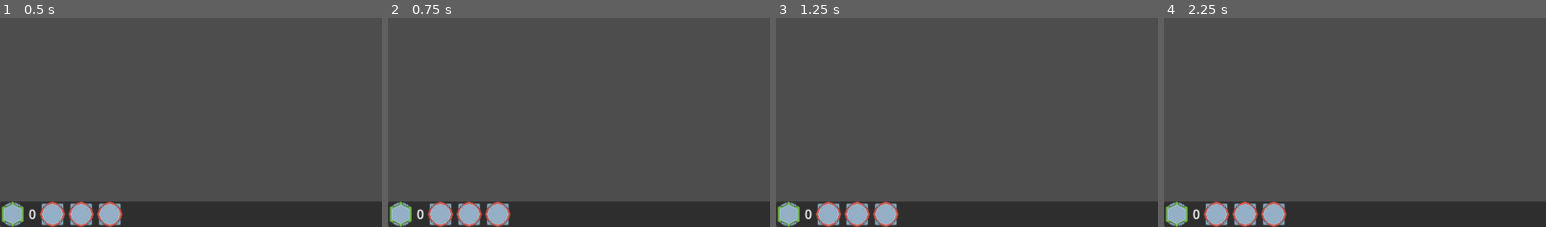
Above: before the commit, frames 1-4 (left to right).
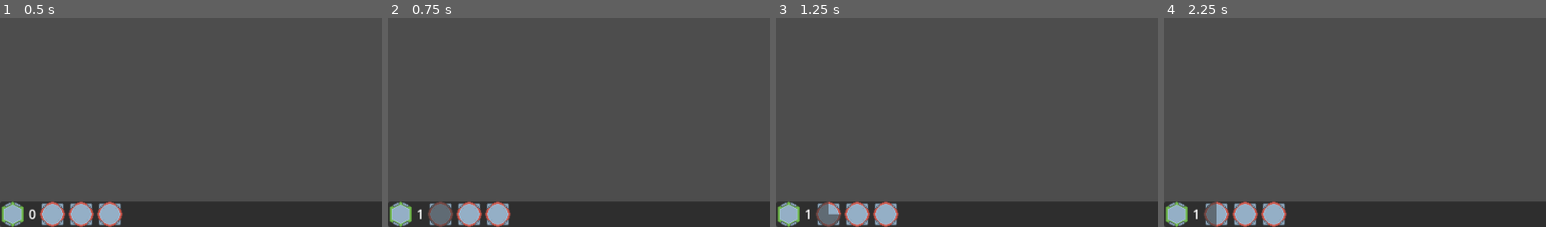
Above: after the commit, the same moments.

Repository: 00Her0/risen
Game: Godot game, scene res://main.tscn
Two runs of this game, one before a commit and one after it. Both use one fixed random seed, a clock stepped at 60 frames per second and the inputs below.
Inputs (mouse positions are % of the whole screen's width and height, from its top left):
- Up to frame 1 (0.5 s): no input
- Up to frame 2 (0.75 s): click (7, 97) at 0.5 s
- Up to frame 3 (1.25 s): no input
- Up to frame 4 (2.25 s): click (2, 97) at 1.25 s; click (11, 97) at 2 s
The pictures show only the part of the screen within x 0-50%, y 50-100%; the shares and areas given below are measured in that part.

Frame 1 is identical in both runs. In frame 2, 0.7% of the frame differs, in the area x 7-17%, y 87-100%; in frame 3, 0.5%; in frame 4, 0.4%.

Commit message:
improve explode spell and make cooldown shade work

Diff:
--- a/Scenes/fireball.tscn
+++ b/Scenes/fireball.tscn
@@ -1,40 +1,12 @@
 [gd_scene load_steps=4 format=3 uid="uid://cv5iib51qgmd7"]
 
+[ext_resource type="Script" path="res://Scripts/fireball.gd" id="1_hinsk"]
 [ext_resource type="Texture2D" uid="uid://bl10kyvr0y2ud" path="res://assets/Filler graphics/FireballProjectile.png" id="2_s1u8a"]
-
-[sub_resource type="GDScript" id="GDScript_4vvtj"]
-script/source = "extends Area2D
-
-@export var speed = 350
-@export var damage := 10
-var velocity = Vector2.ZERO
-var acceleration = Vector2.ZERO
-
-func start(transform):
-	global_transform = transform
-	velocity = transform.x * speed
-
-func _physics_process(delta):
-	velocity += acceleration * delta
-	clamp(velocity,Vector2.ZERO,Vector2(speed,speed))
-	rotation = velocity.angle()
-	position += velocity * delta
-
-
-func _on_area_entered(area):
-	if area.is_in_group(\"enemy\"):
-		area.take_damage(damage)
-		queue_free()
-
-
-func _on_lifetime_timeout():
-	queue_free()
-"
 
 [sub_resource type="CircleShape2D" id="CircleShape2D_vloog"]
 
 [node name="Fireball" type="Area2D"]
-script = SubResource("GDScript_4vvtj")
+script = ExtResource("1_hinsk")
 
 [node name="Lifetime" type="Timer" parent="."]
 wait_time = 0.439
--- a/Scripts/Fireball.gd
+++ b/Scripts/Fireball.gd
@@ -17,7 +17,7 @@
 
 
 func _on_area_entered(area):
-	if "Enemy" in area.name:
+	if area.is_in_group("enemy"):
 		area.take_damage(damage)
 		queue_free()
 
--- a/Scripts/spellhandler.gd
+++ b/Scripts/spellhandler.gd
@@ -1,6 +1,7 @@
 extends Node
 
 var current_spell = ""
+var explode_cooldown = false # is explode spell on cooldown
 var mouse_pos
 # Called when the node enters the scene tree for the first time.
 func _ready():
@@ -17,5 +18,6 @@
 	pass
 
 func target(enemy):
-	if current_spell == "explode":
+	if current_spell == "explode" and explode_cooldown == false:
+		explode_cooldown = true
 		enemy.explode()
--- a/UI/UI.gd
+++ b/UI/UI.gd
@@ -17,29 +17,23 @@
 # Called every frame. 'delta' is the elapsed time since the previous frame.
 func _process(delta):
 	soul_count_label.text = str(Currency.souls)
-
-
-
-func _on_soulsteal_cooldown_timeout():
-	Currency.add_soul(1)
-
-
-func _on_raise_cooldown_timeout():
-	pass # Replace with function body.
-
-
-func _on_explode_cooldown_timeout():
-	pass
-
+	soul_steal_shade.value = soul_steal_cooldown.time_left
+	raise_shade.value = raise_cooldown.time_left
+	explode_shade.value = explode_cooldown.time_left
+	if Spellhandler.explode_cooldown and explode_cooldown.is_stopped():
+		explode_cooldown.start()
 
 func _on_soulstealbutton_pressed():
-	soul_steal_cooldown.start()
-	$Spellpanel/Infohbox/Soulstealbutton/CooldownShade.value = soul_steal_cooldown.time_left
-
+	if soul_steal_cooldown.is_stopped():
+		Currency.add_soul(1)
+		soul_steal_cooldown.start()
 
 func _on_raisebutton_pressed():
 	pass # Replace with function body.
 
-
 func _on_explodebutton_pressed():
 	Spellhandler.current_spell = "explode"
+
+
+func _on_explode_cooldown_timeout():
+	Spellhandler.explode_cooldown = false
--- a/UI/control.tscn
+++ b/UI/control.tscn
@@ -52,7 +52,6 @@
 texture_normal = ExtResource("3_a0lo7")
 
 [node name="CooldownShade" type="TextureProgressBar" parent="Spellpanel/Infohbox/Soulstealbutton"]
-visible = false
 layout_mode = 0
 offset_right = 31.0
 offset_bottom = 31.0
@@ -62,7 +61,7 @@
 fill_mode = 5
 texture_under = ExtResource("4_pfv82")
 texture_progress = ExtResource("4_pfv82")
-tint_under = Color(0.231373, 0.231373, 0.231373, 0.588235)
+tint_under = Color(0.231373, 0.231373, 0.231373, 0)
 tint_progress = Color(0.231373, 0.231373, 0.231373, 0.588235)
 
 [node name="SoulstealCooldown" type="Timer" parent="Spellpanel/Infohbox/Soulstealbutton"]
@@ -75,7 +74,6 @@
 texture_normal = ExtResource("3_a0lo7")
 
 [node name="CooldownShade" type="TextureProgressBar" parent="Spellpanel/Infohbox/Raisebutton"]
-visible = false
 layout_mode = 0
 offset_right = 31.0
 offset_bottom = 31.0
@@ -85,7 +83,7 @@
 fill_mode = 5
 texture_under = ExtResource("4_pfv82")
 texture_progress = ExtResource("4_pfv82")
-tint_under = Color(0.231373, 0.231373, 0.231373, 0.588235)
+tint_under = Color(1, 1, 1, 0)
 tint_progress = Color(0.231373, 0.231373, 0.231373, 0.588235)
 
 [node name="RaiseCooldown" type="Timer" parent="Spellpanel/Infohbox/Raisebutton"]
@@ -98,7 +96,6 @@
 texture_normal = ExtResource("3_a0lo7")
 
 [node name="CooldownShade" type="TextureProgressBar" parent="Spellpanel/Infohbox/Explodebutton"]
-visible = false
 layout_mode = 0
 offset_right = 31.0
 offset_bottom = 31.0
@@ -108,7 +105,7 @@
 fill_mode = 5
 texture_under = ExtResource("4_pfv82")
 texture_progress = ExtResource("4_pfv82")
-tint_under = Color(0.231373, 0.231373, 0.231373, 0.588235)
+tint_under = Color(0.231373, 0.231373, 0.231373, 0)
 tint_progress = Color(0.231373, 0.231373, 0.231373, 0.588235)
 
 [node name="ExplodeCooldown" type="Timer" parent="Spellpanel/Infohbox/Explodebutton"]
@@ -116,8 +113,6 @@
 one_shot = true
 
 [connection signal="pressed" from="Spellpanel/Infohbox/Soulstealbutton" to="." method="_on_soulstealbutton_pressed"]
-[connection signal="timeout" from="Spellpanel/Infohbox/Soulstealbutton/SoulstealCooldown" to="." method="_on_soulsteal_cooldown_timeout"]
 [connection signal="pressed" from="Spellpanel/Infohbox/Raisebutton" to="." method="_on_raisebutton_pressed"]
-[connection signal="timeout" from="Spellpanel/Infohbox/Raisebutton/RaiseCooldown" to="." method="_on_raise_cooldown_timeout"]
 [connection signal="pressed" from="Spellpanel/Infohbox/Explodebutton" to="." method="_on_explodebutton_pressed"]
 [connection signal="timeout" from="Spellpanel/Infohbox/Explodebutton/ExplodeCooldown" to="." method="_on_explode_cooldown_timeout"]
--- a/project.godot
+++ b/project.godot
@@ -12,7 +12,7 @@
 
 config/name="2023gdfgtest"
 run/main_scene="res://main.tscn"
-config/features=PackedStringArray("4.0", "Forward Plus")
+config/features=PackedStringArray("4.1", "Forward Plus")
 config/icon="res://icon.svg"
 
 [autoload]
@@ -31,7 +31,7 @@
 
 "left click"={
 "deadzone": 0.5,
-"events": [Object(InputEventMouseButton,"resource_local_to_s …(209 unchanged characters)… (64, 56),"factor":1.0,"button_index":1,"pressed":true,"double_click":false,"script":null)
+"events": [Object(InputEventMouseButton,"resource_local_to_s …(209 unchanged characters)… (64, 56),"factor":1.0,"button_index":1,"canceled":false,"pressed":true,"double_click":false,"script":null)
 ]
 }
 
